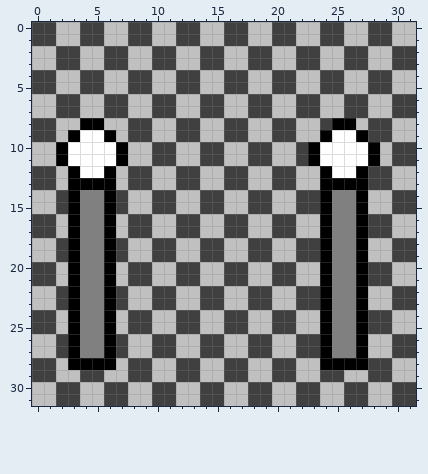
Edited in one commit: pixel-art sprite (core/assets/electric-fence-disabled.png). The first picture shows the starting point.
The file is 32x32 pixels.
And afterwards:
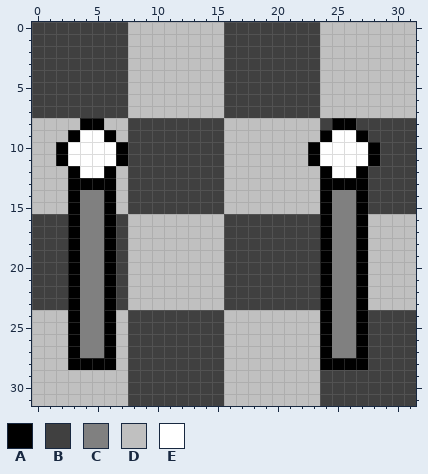
Palette (. is transparent): A #000000  B #404040  C #808080  D #c0c0c0  E #ffffff
Changes in this commit:
Changed rows in their new state; - is an unchanged pixel.
first column x 0:
 0 --BB--BBDD--DD----BB--BBDD--DD--
 1 --BB--BBDD--DD----BB--BBDD--DD--
 2 BB--BB----DD--DDBB--BB----DD--DD
 3 BB--BB----DD--DDBB--BB----DD--DD
 4 --BB--BBDD--DD----BB--BBDD--DD--
 5 --BB--BBDD--DD----BB--BBDD--DD--
 6 BB--BB----DD--DDBB--BB----DD--DD
 7 BB--BB----DD--DDBB--BB----DD--DD
 8 DD--------BB--BBDD--DD-----B--BB
 9 DD--------BB--BBDD--DD--------BB
10 --------BB--BB----DD--D------B--
11 --------BB--BB----DD--D------B--
12 DD--------BB--BBDD--DD--------BB
13 DD--------BB--BBDD--DD--------BB
14 --D----DBB--BB----DD--DD----BB--
15 --D----DBB--BB----DD--DD----BB--
16 --B----BDD--DD----BB--BB----DD--
17 --B----BDD--DD----BB--BB----DD--
18 BB--------DD--DDBB--BB--------DD
19 BB--------DD--DDBB--BB--------DD
20 --B----BDD--DD----BB--BB----DD--
21 --B----BDD--DD----BB--BB----DD--
22 BB--------DD--DDBB--BB--------DD
23 BB--------DD--DDBB--BB--------DD
24 DD--------BB--BBDD--DD--------BB
25 DD--------BB--BBDD--DD--------BB
26 --D----DBB--BB----DD--DD----BB--
27 --D----DBB--BB----DD--DD----BB--
28 DD--------BB--BBDD--DD--------BB
29 DD--DD----BB--BBDD--DD----BB--BB
30 --DD--DDBB--BB----DD--DDBB--BB--
31 --DD--DDBB--BB----DD--DDBB--BB--
Where, in picture pixels (left, top, right, bottom), the same in both pictures:
changed: (32, 22, 416, 406)
